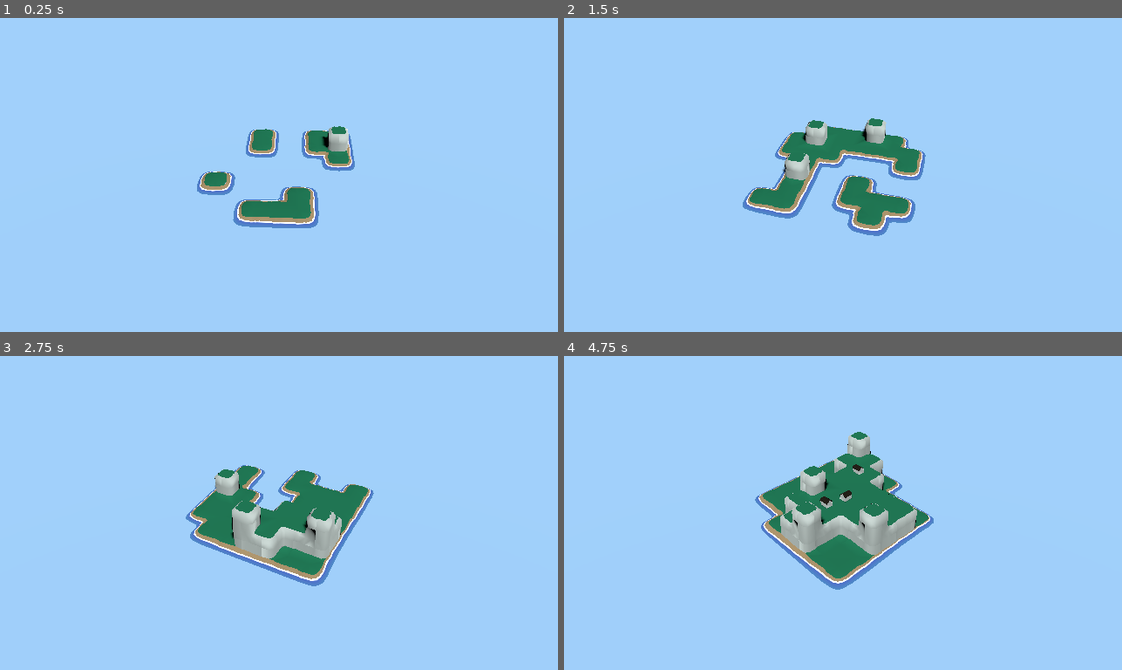
Above: before the commit, frames 1-4 (two rows, left to right).
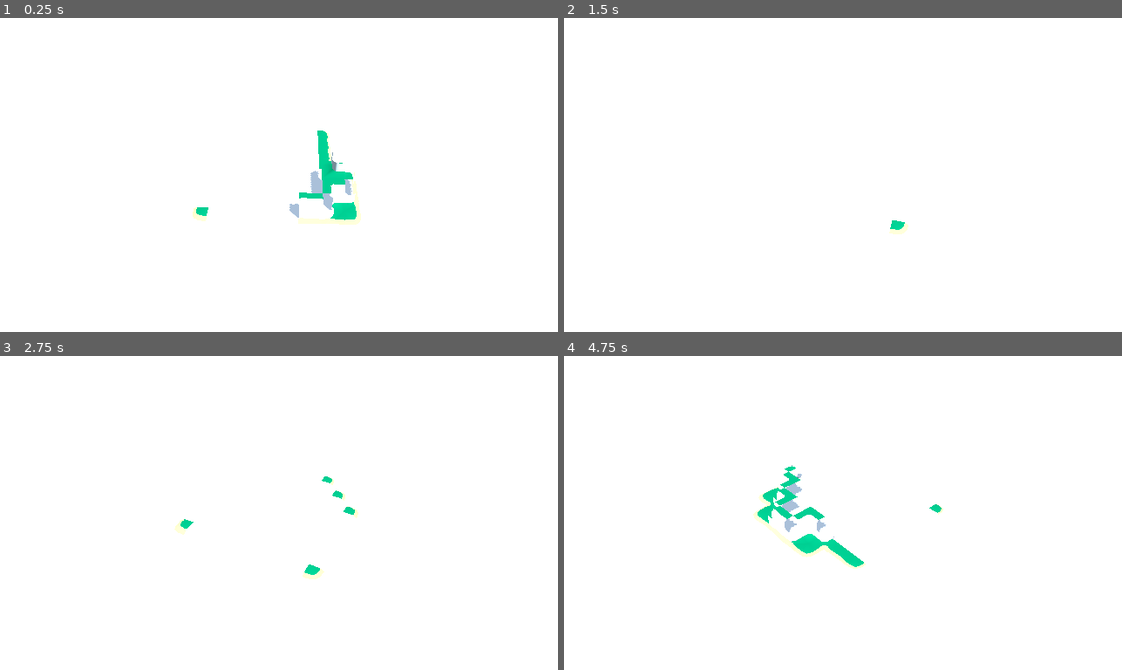
Above: after the commit, the same moments.

Repository: TheBogdichHD/procedural-generation-godot
Game: Godot game, scene res://generation_3d/scenes/main.tscn
The game is run twice, just before and just after one commit, with the same random seed, the same clock (stepped at 60 frames per second) and the same inputs.
Inputs (mouse positions are in pixels of both pictures, inside the frame that each line leads up to):
- Up to frame 1 (0.25 s): no input
- Up to frame 2 (1.5 s): tap Enter (ui_accept) at 0.5, 0.6, 0.77, 1.07 s; move the mouse to (870, 175) at 0.52 s; hold W (move_forward) from 0.53 s (still down); move the mouse to (815, 175) at 1.27 s; tap M (cycle_mouse) at 1.35 s
- Up to frame 3 (2.75 s): tap Enter (ui_accept) at 1.52, 1.55, 1.82, 2.3 s; move the mouse to (334, 443) at 2.02 s; release W (move_forward) at 2.03 s; press the mouse at (334, 443) at 2.03 s; hold D (move_right) from 2.03 s (still down)
- Up to frame 4 (4.75 s): move the mouse to (815, 575) at 2.77 s; release D (move_right) at 2.78 s; release the mouse at (815, 575) at 2.78 s; hold W (move_forward) 2.78-3.53 s; tap Middle mouse button (middle_click) at 2.85 s; click (815, 575) at 2.92 s; tap Enter (ui_accept) at 3.02, 3.05, 3.32, 3.77, 3.8, 4.07, 4.52, 4.55 s; move the mouse to (1010, 560) at 3.52 s; hold Right mouse button (right_click) 3.53-4.28 s; hold A (move_left) from 3.53 s (still down); move the mouse to (675, 465) at 4.27 s; tap Q (roll_l) at 4.35 s

The runs differ from the first frame. In frame 1, 100% of the frame differs, in the area x 0-100%, y 0-100%; in frame 2, 100%; in frame 3, 100%; in frame 4, 100%.

Commit message:
water shader fix

Diff:
--- a/generation_3d/meshes/Beach.tres
+++ b/generation_3d/meshes/Beach.tres
@@ -3,5 +3,5 @@
 [resource]
 resource_name = "Beach"
 specular_mode = 2
-disable_ambient_light = true
 albedo_color = Color(0.709804, 0.607843, 0.447059, 1)
+subsurf_scatter_strength = 0.38
--- a/generation_3d/meshes/Grass.tres
+++ b/generation_3d/meshes/Grass.tres
@@ -3,5 +3,4 @@
 [resource]
 resource_name = "Grass"
 specular_mode = 2
-disable_ambient_light = true
 albedo_color = Color(0.14902, 0.509804, 0.360784, 1)
--- a/generation_3d/meshes/Rock.tres
+++ b/generation_3d/meshes/Rock.tres
@@ -3,5 +3,4 @@
 [resource]
 resource_name = "Rock"
 specular_mode = 2
-disable_ambient_light = true
 albedo_color = Color(0.8, 0.85098, 0.835294, 1)
--- a/generation_3d/meshes/Roof.tres
+++ b/generation_3d/meshes/Roof.tres
@@ -3,5 +3,4 @@
 [resource]
 resource_name = "Roof"
 specular_mode = 2
-disable_ambient_light = true
 albedo_color = Color(0.152941, 0.137255, 0.109804, 1)
--- a/generation_3d/scenes/main.tscn
+++ b/generation_3d/scenes/main.tscn
@@ -1,13 +1,24 @@
-[gd_scene load_steps=8 format=3 uid="uid://ckofsts66b2ht"]
+[gd_scene load_steps=10 format=3 uid="uid://ckofsts66b2ht"]
 
 [ext_resource type="Script" path="res://generation_3d/scripts/wfc3d_main.gd" id="1_0vuqo"]
 [ext_resource type="Script" path="res://generation_3d/scripts/camera3d.gd" id="2_ohlah"]
 [ext_resource type="Script" path="res://generation_3d/scripts/cam_focus.gd" id="3_4vntv"]
-[ext_resource type="ArrayMesh" uid="uid://d0b5li416rf5p" path="res://generation_3d/meshes/wfc_module_5.res" id="4_abq65"]
-[ext_resource type="Material" uid="uid://bpkox1ech63r5" path="res://generation_3d/shaders/sea.tres" id="5_igw8u"]
+[ext_resource type="ArrayMesh" uid="uid://c3burhh4bf8k7" path="res://generation_3d/meshes/wfc_module_3.res" id="4_mcy8h"]
+[ext_resource type="Material" uid="uid://bpkox1ech63r5" path="res://generation_3d/shaders/sea_material.tres" id="5_igw8u"]
+
+[sub_resource type="ProceduralSkyMaterial" id="ProceduralSkyMaterial_b023f"]
+
+[sub_resource type="Sky" id="Sky_3voqy"]
+sky_material = SubResource("ProceduralSkyMaterial_b023f")
 
 [sub_resource type="Environment" id="Environment_cqs1t"]
+background_mode = 2
+sky = SubResource("Sky_3voqy")
+ambient_light_source = 3
 ambient_light_color = Color(1, 1, 1, 1)
+reflected_light_source = 2
+tonemap_mode = 3
+sdfgi_enabled = true
 
 [sub_resource type="PlaneMesh" id="PlaneMesh_hpjv6"]
 size = Vector2(80, 80)
@@ -16,9 +27,11 @@
 
 [node name="Main" type="Node3D"]
 script = ExtResource("1_0vuqo")
+update = true
 
 [node name="Camera3D" type="Camera3D" parent="."]
 transform = Transform3D(1, 0, 0, 0, 1, 0, 0, 0, 1, 0, 0, 5.834)
+current = true
 fov = 30.0
 script = ExtResource("2_ohlah")
 
@@ -40,14 +53,15 @@
 
 [node name="DirectionalLight3D" type="DirectionalLight3D" parent="."]
 transform = Transform3D(0.78152, -0.48893, 0.387521, 0, 0.621148, 0.783693, -0.62388, -0.612472, 0.48544, 0, 0, 0)
+light_energy = 0.8
 shadow_enabled = true
 directional_shadow_max_distance = 300.0
 
 [node name="ReferenceMesh" type="MeshInstance3D" parent="."]
 visible = false
-mesh = ExtResource("4_abq65")
+mesh = ExtResource("4_mcy8h")
 
 [node name="Sea" type="MeshInstance3D" parent="."]
-transform = Transform3D(1, 0, 0, 0, 1, 0, 0, 0, 1, 0, -0.115, 0)
+transform = Transform3D(1, 0, 0, 0, 1, 0, 0, 0, 1, 0, -0.12, 0)
 mesh = SubResource("PlaneMesh_hpjv6")
 surface_material_override/0 = ExtResource("5_igw8u")
--- a/generation_3d/scripts/wfc3d_main.gd
+++ b/generation_3d/scripts/wfc3d_main.gd
@@ -5,14 +5,14 @@
 const unit_size = 1.0
 const mesh_string = "res://generation_3d/meshes/%s.res"
 
-var my_seed = 1
+@export var my_seed = 6
+@export var update = false
+@onready var module = preload("res://generation_3d/scenes/module.tscn")
 
 var wfc : WFC3D_Model
 var meshes : Array
 var coords : Vector3
 
-@export var update = false
-@onready var module = preload("res://generation_3d/scenes/module.tscn")
 
 
 func _ready():
@@ -41,7 +41,13 @@
 			clear_meshes()
 			visualize_wave_function()
 			await get_tree().process_frame
-		clear_meshes()
+
+		if len(meshes) == 0:
+			my_seed += 1
+			test()
+		else:
+			clear_meshes()
+
 	else:
 		regen_no_update()
 
--- a/generation_3d/shaders/sea.tres
+++ b/generation_3d/shaders/sea_material.tres
@@ -4,12 +4,13 @@
 [ext_resource type="Texture2D" uid="uid://cytp5e6r3l23o" path="res://generation_3d/textures/water_mask.png" id="2_su50w"]
 [ext_resource type="Texture2D" uid="uid://4mfpfck2ur25" path="res://generation_3d/textures/noisetexture.tres" id="3_53mus"]
 
-[sub_resource type="Gradient" id="Gradient_ewprb"]
+[sub_resource type="Gradient" id="Gradient_imt46"]
 offsets = PackedFloat32Array(0, 0.49, 1)
-colors = PackedColorArray(0.262745, 0.466667, 0.658824, 1, 0.266667, 0.341176, 0.670588, 1, 0.803922, 0.894118, 0.980392, 1)
+colors = PackedColorArray(0.262745, 0.466667, 0.658824, 1, 0.290474, 0.368906, 0.707836, 1, 0.247059, 0.145098, 0.811765, 1)
+metadata/_snap_count = 13
 
 [sub_resource type="GradientTexture1D" id="GradientTexture1D_stmvv"]
-gradient = SubResource("Gradient_ewprb")
+gradient = SubResource("Gradient_imt46")
 width = 2048
 
 [resource]
@@ -20,12 +21,12 @@
 shader_parameter/scroll_speedA = Vector2(0.017, 0)
 shader_parameter/scroll_speedB = Vector2(0, 0.03)
 shader_parameter/noise_scale = 0.105
-shader_parameter/noise_scale2 = 0.422
-shader_parameter/displacement_amplitude = 0.155
-shader_parameter/displacement_scroll_speed = 0.058
-shader_parameter/test = 4.6
-shader_parameter/test2 = 3.68
-shader_parameter/test3 = 5.702
+shader_parameter/noise_scale2 = 0.532
+shader_parameter/displacement_amplitude = 0.105
+shader_parameter/displacement_scroll_speed = 0.133
+shader_parameter/test = 12.585
+shader_parameter/test2 = 0.71
+shader_parameter/test3 = 5.197
 shader_parameter/mask = ExtResource("2_su50w")
 shader_parameter/gradient = SubResource("GradientTexture1D_stmvv")
 shader_parameter/noise = ExtResource("3_53mus")
--- a/generation_3d/shaders/water_shader.gdshader
+++ b/generation_3d/shaders/water_shader.gdshader
@@ -1,7 +1,8 @@
 shader_type spatial;
 
 //render_mode unshaded;
-uniform sampler2D DEPTH_TEXTURE : hint_depth_texture, filter_linear_mipmap;
+//render_mode specular_toon, cull_disabled;
+uniform sampler2D DEPTH_TEXTURE : source_color, hint_depth_texture;
 
 uniform sampler2D mask;
 uniform sampler2D gradient : source_color;
@@ -26,15 +27,19 @@
 	float layerB = texture(mask, UV*tilingB + offsetB + warp).r;
 	layerA += layerB * 0.5;
 
+	float depth = texture(DEPTH_TEXTURE, SCREEN_UV).r;
+	//vec3 ndc = vec3(SCREEN_UV * 2.0 - 1.0, depth);
+	//vec4 view = INV_PROJECTION_MATRIX * vec4(ndc, 1.0);
+	//view.xyz /= view.w;
+	//float waterDepth = -view.z + VERTEX.z;
 
 
-	float depth = texture(DEPTH_TEXTURE, SCREEN_UV).r;
-	depth = depth * 2.0 - 1.0;
+	//depth = depth * 1.0 + 2.0;
 	float z = -PROJECTION_MATRIX[3][2] / (depth + PROJECTION_MATRIX[2][2]);
 	float delta = -(z - VERTEX.z) * test; // z is negative.
-	//float foam = 1.0 - min(max(delta, 0.0), 1.0);
+	float foam = 1.0 - min(max(delta, 0.0), 1.0);
 
-	//layerA += foam;
+	layerA += foam;
 	layerA = max(min(layerA, 1.0), 0.0);
 
 	layerA = 0.5;
--- a/generation_3d/textures/noisetexture.tres
+++ b/generation_3d/textures/noisetexture.tres
@@ -1,7 +1,10 @@
 [gd_resource type="NoiseTexture2D" load_steps=2 format=3 uid="uid://4mfpfck2ur25"]
 
 [sub_resource type="FastNoiseLite" id="11"]
-frequency = 0.0108
+noise_type = 0
+fractal_lacunarity = 4.0
+domain_warp_amplitude = 13.8
 
 [resource]
+seamless_blend_skirt = 1.0
 noise = SubResource("11")
